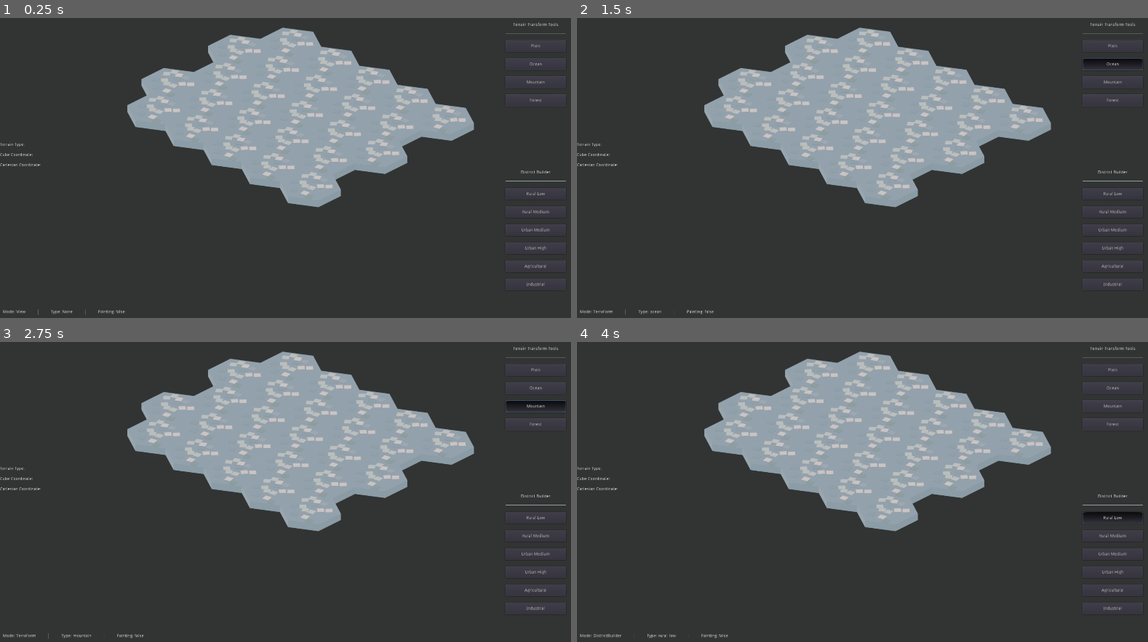
Above: before the commit, frames 1-4 (two rows, left to right).
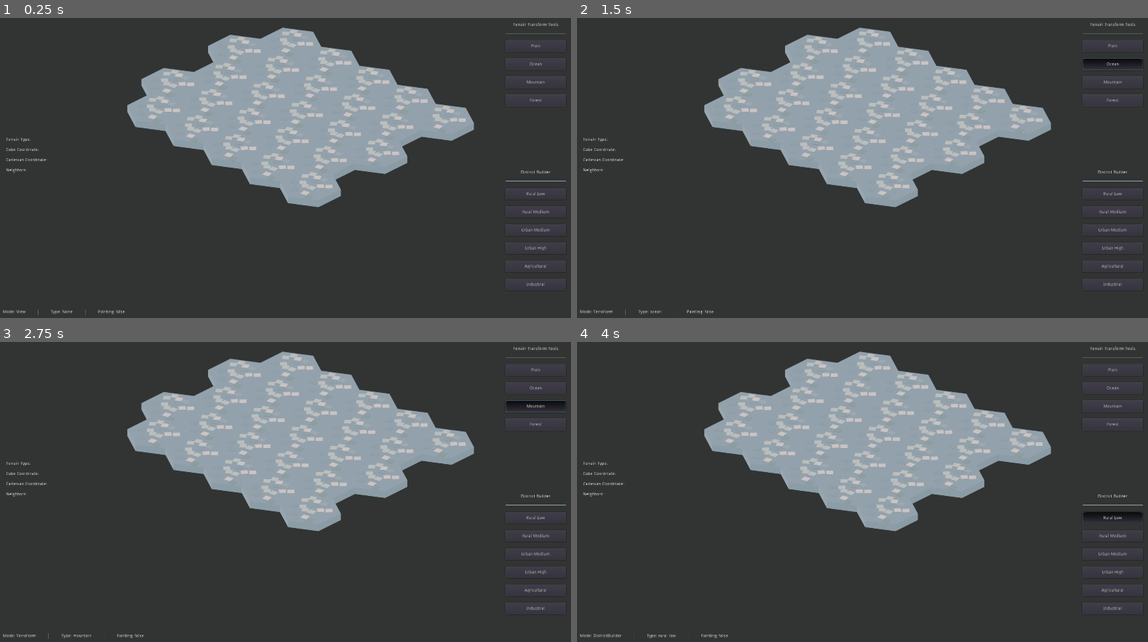
Above: after the commit, the same moments.

Repository: derUbermenk/IsoMapMaker
Game: Godot game, scene res://Scenes/Main/MapBuilder.tscn
Same seed, same stepped clock (60 frames per second), same inputs: the game is played once before the commit and once after it.
Inputs:
- Up to frame 1 (0.25 s): no input
- Up to frame 2 (1.5 s): click "Plain" at 0.5 s; click "Ocean" at 1.25 s
- Up to frame 3 (2.75 s): click "Mountain" at 2 s
- Up to frame 4 (4 s): click "Forest" at 2.75 s; click "Rural Low" at 3.5 s

The runs differ from the first frame. In frame 1, 0.2% of the frame differs, in the area x 0-9%, y 39-52%; in frame 2, 0.2%; in frame 3, 0.2%; in frame 4, 0.2%.

Commit message:
add neighbor indicator in ui tile details

Diff:
--- a/Scenes/Main/MapBuilder.tscn
+++ b/Scenes/Main/MapBuilder.tscn
@@ -208,6 +208,7 @@
 [node name="TileDetails" type="VBoxContainer" parent="UI"]
 anchor_top = 0.5
 anchor_bottom = 0.5
+margin_left = 20.0
 margin_top = -20.0
 margin_right = 40.0
 margin_bottom = 20.0
@@ -217,21 +218,27 @@
 alignment = 1
 
 [node name="Type" type="Label" parent="UI/TileDetails"]
-margin_top = 59.0
-margin_right = 200.0
-margin_bottom = 73.0
+margin_top = 42.0
+margin_right = 200.0
+margin_bottom = 56.0
 text = "Terrain Type:"
 
 [node name="CubeCoord" type="Label" parent="UI/TileDetails"]
-margin_top = 93.0
-margin_right = 200.0
-margin_bottom = 107.0
+margin_top = 76.0
+margin_right = 200.0
+margin_bottom = 90.0
 text = "Cube Coordinate:"
 
 [node name="CartesianCoord" type="Label" parent="UI/TileDetails"]
-margin_top = 127.0
-margin_right = 200.0
-margin_bottom = 141.0
+margin_top = 110.0
+margin_right = 200.0
+margin_bottom = 124.0
 text = "Cartesian Coordinate:"
 
+[node name="Neighbors" type="Label" parent="UI/TileDetails"]
+margin_top = 144.0
+margin_right = 200.0
+margin_bottom = 158.0
+text = "Neighbors:"
+
 [node name="Map" parent="." instance=ExtResource( 1 )]
--- a/Scenes/Main/UI.gd
+++ b/Scenes/Main/UI.gd
@@ -62,3 +62,13 @@
 	get_node("TileDetails/Type").text = "Terrain Type: %s" % tile.terrain_type
 	get_node("TileDetails/CubeCoord").text = "Cube Coordinate: %s" % tile.cube_coord
 	get_node("TileDetails/CartesianCoord").text = "Cartesian Coordinate %s" % Vector2(tile.x, tile.y)
+	get_node("TileDetails/Neighbors").text = format_array(tile.neighbors, "Neighbors")
+
+# formats an array to be more readable
+func format_array(collection, collection_name: String) -> String:
+	var formatted_output: String = "%s: \n" % collection_name
+	for item in collection:
+		var formatted_item = "\t %s \n" % item
+		formatted_output += formatted_item
+
+	return formatted_output
